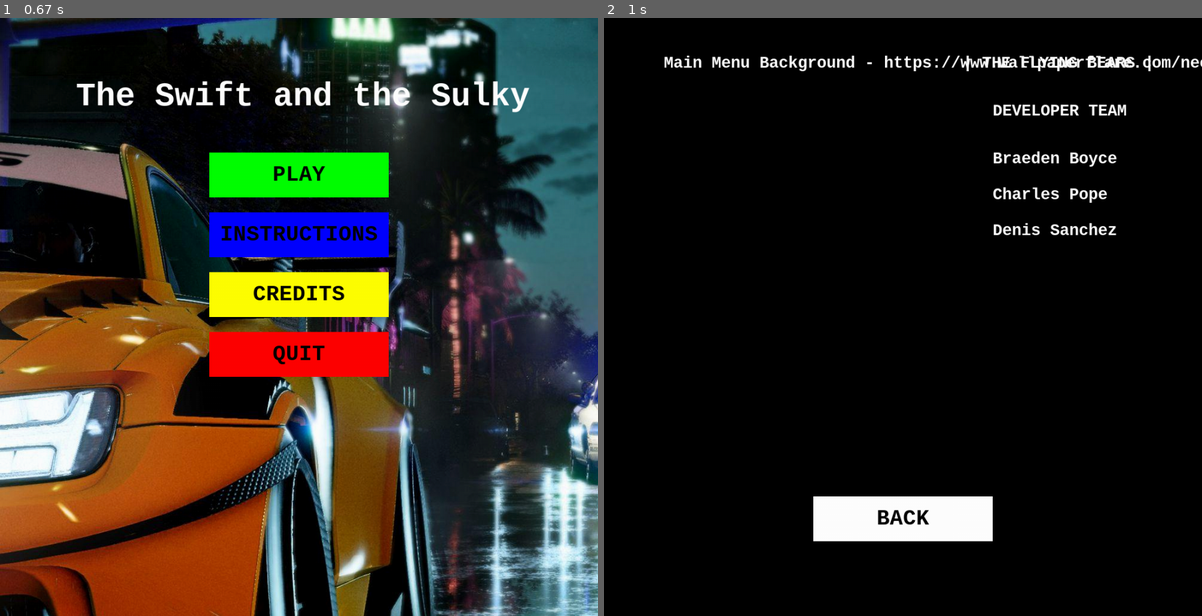
Above: before the commit, frames 1-2 (left to right).
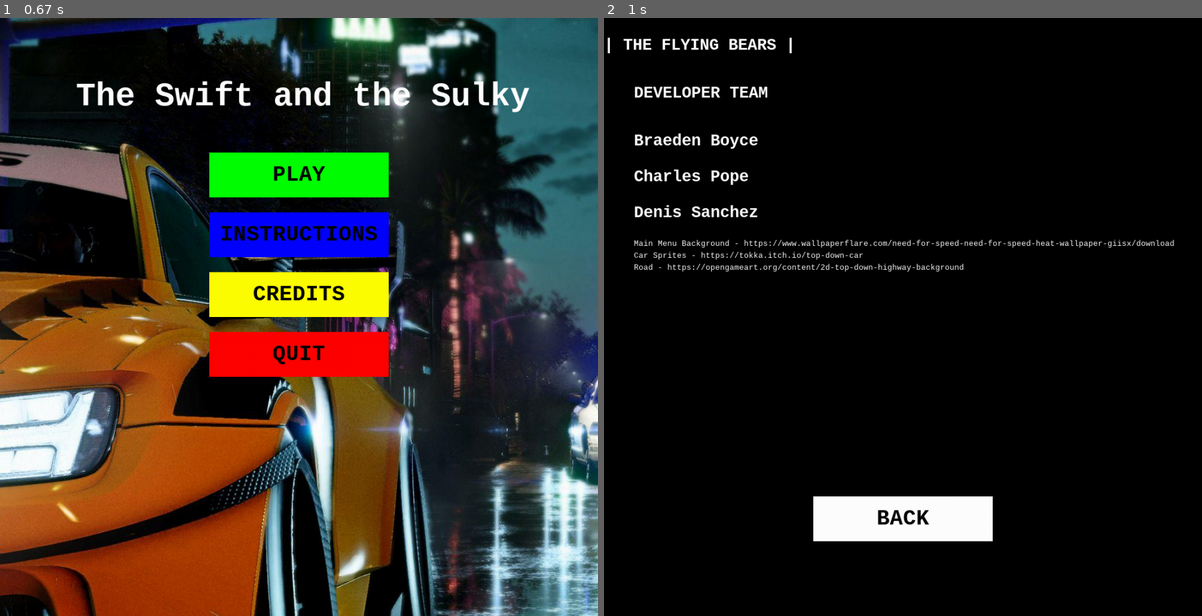
Above: after the commit, the same moments.

Repository: DenisSanchezz/PygameCarProject
Game: pygame game, started from Car Game/CarGame.py
The game is run twice, just before and just after one commit, with the same random seed, the same clock (stepped at 60 frames per second) and the same inputs.
Inputs:
- Up to frame 1 (0.67 s): no input
- Up to frame 2 (1 s): click "CREDITS" at 0.88 s

Frame 1 is identical in both runs. In frame 2, 3.8% of the frame differs, in the area x 0-100%, y 3-43%.

Commit message:
Update CarGame.py

Diff:
--- a/Car Game/CarGame.py
+++ b/Car Game/CarGame.py
@@ -74,7 +74,7 @@
                         #If the left mouse button clicks back button takes out of this loop
                         instructionsActive = False
 
-def credits(screen, creditsFont, menuFont, white, black, creditsActive, creditsButtons):
+def credits(screen, smallCreditsFont, creditsFont, menuFont, white, black, creditsActive, creditsButtons):
     # Clears the screen adn sets background color to black
     screen.fill(black)
 
@@ -96,15 +96,19 @@
                                     True, white)
     creditsText5 = creditsFont.render("Denis Sanchez",
                                     True, white)
-    creditsText6 = creditsFont.render("Main Menu Background - https://www.wallpaperflare.com/need-for-speed-need-for-speed-heat-wallpaper-giisx/download", True, white)
+    creditsText6 = smallCreditsFont.render("Main Menu Background - https://www.wallpaperflare.com/need-for-speed-need-for-speed-heat-wallpaper-giisx/download", True, white)
+    creditsText7 = smallCreditsFont.render("Car Sprites - https://tokka.itch.io/top-down-car", True, white)
+    creditsText8 = smallCreditsFont.render("Road - https://opengameart.org/content/2d-top-down-highway-background", True, white)
 
     # Blits the text
-    screen.blit(creditsText1, (600, 60))
-    screen.blit(creditsText2, (650, 140))
-    screen.blit(creditsText3, (650, 220))
-    screen.blit(creditsText4, (650, 280))
-    screen.blit(creditsText5, (650, 340))
-    screen.blit(creditsText6, (100, 60))
+    screen.blit(creditsText1, (0, 30))
+    screen.blit(creditsText2, (50, 110))
+    screen.blit(creditsText3, (50, 190))
+    screen.blit(creditsText4, (50, 250))
+    screen.blit(creditsText5, (50, 310))
+    screen.blit(creditsText6, (50, 370))
+    screen.blit(creditsText7, (50, 390))
+    screen.blit(creditsText8, (50, 410))
     screen.blit(backButtonText, backButtonTextRect)
 
     # Sets boolean to true to indicate that this loop is active
@@ -251,7 +255,8 @@
                             if text == "Red":
                                 playerSurface = pygame.image.load(os.path.join(scriptDir,"Graphics/Sprites","RedCar.png")).convert_alpha()
                                 playerRect = playerSurface.get_rect(midbottom=(playerX,playerY))
-                                play(screen, playerX, playerY, gameActive, black, roadSurface, roadSurfaceRect, playerSurface, playerRect)
+                                #play(screen, playerX, playerY, gameActive, black, roadSurface, roadSurfaceRect, playerSurface, playerRect)
+                                countdown(screen, playerX, playerY, gameActive, black, roadSurface, roadSurfaceRect, playerSurface, playerRect)
                                 skinsActive = False
                             elif text == "Black":
                                 playerSurface = pygame.image.load(os.path.join(scriptDir,"Graphics/Sprites","BlackCar.png")).convert_alpha()
@@ -281,6 +286,15 @@
                         levelSelectActive = True
                         skinsActive = False
 
+def countdown(screen, playerX, playerY, gameActive, black, roadSurface, roadSurfaceRect, playerSurface, playerRect):
+    screen.fill(black)
+
+    countdownActive = True
+    pygame.display.update
+
+    while countdownActive:
+        pass
+
 def play(screen, playerX, playerY, gameActive, black, roadSurface, roadSurfaceRect, playerSurface, playerRect):
 
     # Fill the screen to remove what was on it previously
@@ -480,6 +494,7 @@
     creditsButtons = ("BACK", ('0xFFFFFF'), pygame.Rect(350, 800, 300, 75))
 
     creditsFont = pygame.font.SysFont("Consolas", 30, bold=True)
+    smallCreditsFont = pygame.font.SysFont("Consolas", 15)
 
     # Setup Variables for the Skin Selection screens
     skinsBannerText = "SKIN SELECTION" # text on the top of the screen to label where you are
@@ -556,7 +571,7 @@
 
                                 elif text == "CREDITS":
                                     # If you click the credits button then it takes you to the credits screen
-                                    credits(screen, creditsFont, menuFont, white, black, creditsActive, creditsButtons)
+                                    credits(screen, smallCreditsFont, creditsFont, menuFont, white, black, creditsActive, creditsButtons)
 
                                 elif text == "INSTRUCTIONS":
                                     # If the mouse clicks the rect with "INSTRUCTIONS" then takes you to the instructions screen
